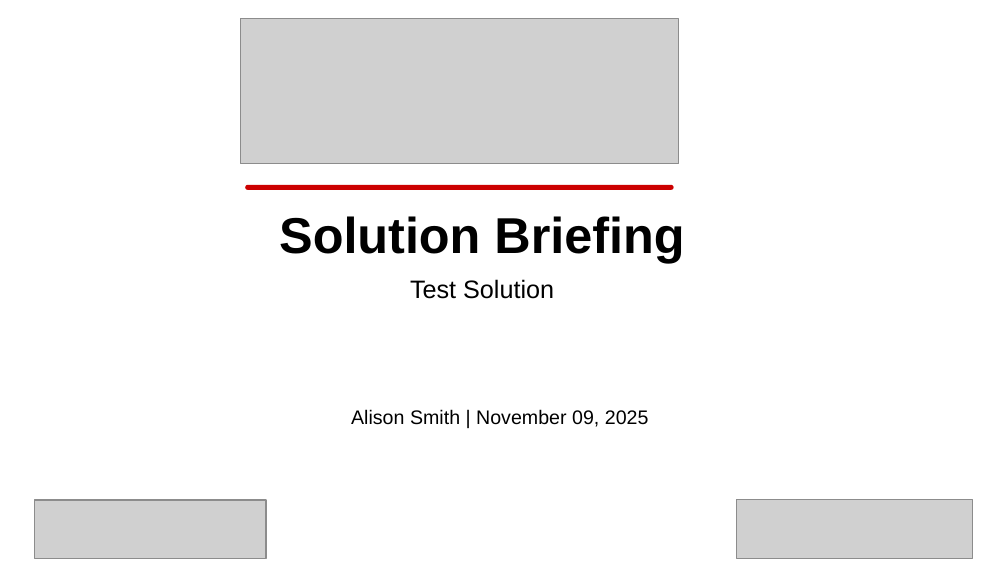
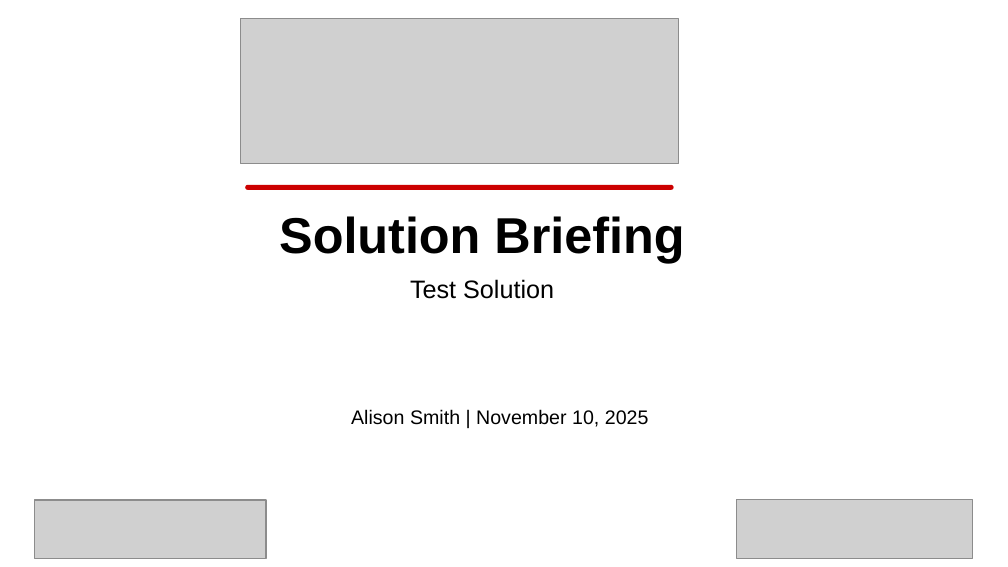
Before and after one commit to eoframework/solutions, a slide deck: slide 1 of solution-template/sample-provider/sample-category/sample-solution/presales/solution-briefing.pptx. Drawn at 1008x567 pixels with LibreOffice and Linux fonts; fonts in the diff are those of the drawing; grey boxes stand for pictures; background and template pictures are left out. Boxes give left, top, right and bottom in pixels: in the first picture for what was removed or moved away, otherwise in the second. Text is boxed around its words. In the diff, an @@ line names an element or a change of style, - is before the commit and + after.

```diff
--- a/solution-template/sample-provider/sample-category/sample-solution/presales/solution-briefing.pptx
+++ b/solution-template/sample-provider/sample-category/sample-solution/presales/solution-briefing.pptx
@@ text at box(351, 409, 649, 427): text changed @@
-Alison Smith | November 09, 2025
+Alison Smith | November 10, 2025
```
Also in this commit, not shown: 4 other slides changed, 5 slides added, 2 slides removed, 4 other files.
